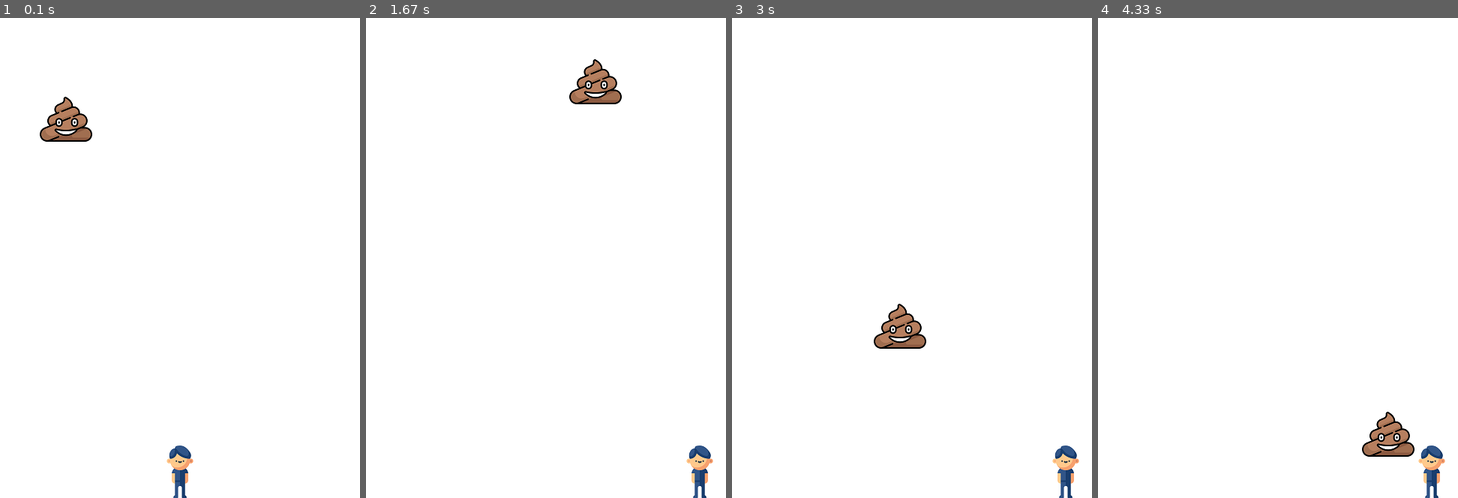
Above: before the commit, frames 1-4 (left to right).
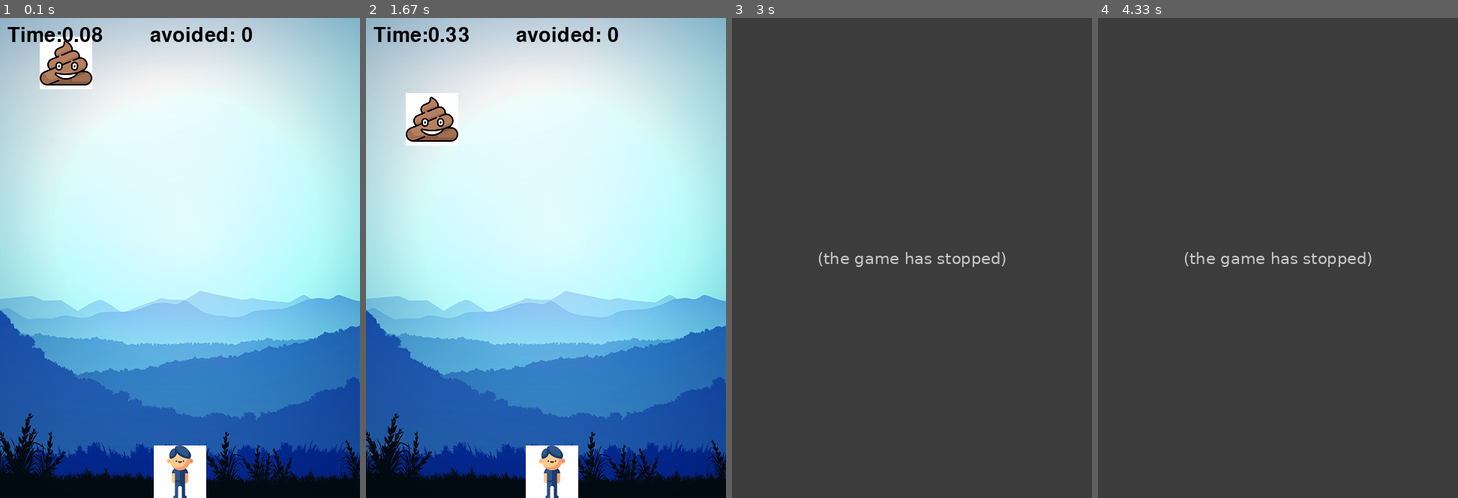
Above: after the commit, the same moments.

Repository: psy124/Pygame_AvoidPoo
Game: pygame game, started from AvoidPoo_Game.py
The game is run twice, just before and just after one commit, with the same random seed, the same clock (stepped at 60 frames per second) and the same inputs.
Inputs:
- Up to frame 1 (0.1 s): no input
- Up to frame 2 (1.67 s): hold Esc 0.33-0.8 s; hold Right 0.33-0.8 s
- Up to frame 3 (3 s): no input
- Up to frame 4 (4.33 s): no input

The runs differ from the first frame. In frame 1, 93% of the frame differs, in the area x 0-100%, y 0-100%; in frame 2, 93%; in frame 3, 100%; in frame 4, 100%.
After the commit the program exited at 2.33 s; later frames show no game.

Commit message:
수정/기능 추가 1.esc 게임 강제종료 2.배경 이미지 추가 3.캐릭터 이동속도 조절(방향키 위,아래) 4.Game over 표시 5. 게임 시작 후 경과 시간 6.물체를 피한 횟수

Diff:
--- a/AvoidPoo_Game.py
+++ b/AvoidPoo_Game.py
@@ -14,13 +14,12 @@
 
 # FPS
 clock = pygame.time.Clock()
+
+#배경이미지
+background = pygame.image.load("img/bg2.png")
 ############################################################################################################
 
-
 # 1. 사용자 게임 초기화 (배경 화면, 게임 이미지. 좌표, 속도, 폰트 등)
-
-# 배경 만들기
-background = pygame.image.load("img/white.png")
 
 # 캐릭터 만들기
 character = pygame.image.load("img/man.png")
@@ -32,7 +31,10 @@
 
 # 이동 위치
 to_x = 0
-character_speed = 10
+character_speed = 0.5 #이동 속도
+
+game_over_font = pygame.font.Font(None, 100)
+game_font = pygame.font.Font(None, 40)
 
 # 똥 만들기
 poo = pygame.image.load("img/poo.png")
@@ -41,7 +43,11 @@
 poo_height = poo_size[1]
 poo_x_pos = random.randint(0, screen_width - poo_width)
 poo_y_pos = 0
-poo_speed = 10
+poo_speed = 5
+
+total_time = 10
+start_ticks = pygame.time.get_ticks()
+avoid_enemies = 0
 
 running = True
 while running:
@@ -50,13 +56,21 @@
 # 2. 이벤트 처리 (키보드, 마우스 등)
     for event in pygame.event.get():
             if event.type == pygame.QUIT:
-                running = False
-
+                    running = False
             if event.type == pygame.KEYDOWN:
-                if event.key == pygame.K_LEFT:
+                if event.key == pygame.K_ESCAPE:
+                    run = False
+                    running = False
+                    run_all = False
+            if event.type == pygame.KEYDOWN:
+                if event.key == pygame.K_LEFT: #왼쪽 방향키 입력
                     to_x -= character_speed
-                elif event.key == pygame.K_RIGHT:
-                    to_x += character_speed
+                elif event.key == pygame.K_RIGHT: #오른쪽 방향키 입력
+                        to_x += character_speed
+                elif event.key == pygame.K_UP: #캐릭터 이동속도 증가
+                    character_speed += 0.5
+                elif event.key == pygame.K_DOWN: #캐릭터 이동속도 감소
+                    character_speed -= 0.5
 
             if event.type == pygame.KEYUP:
                 if event.key == pygame.K_LEFT or event.key == pygame.K_RIGHT:
@@ -64,18 +78,17 @@
 
 
 # 3. 게임 캐릭터 위치 정의
-    character_x_pos += to_x
+    character_x_pos += to_x * dt
 
-    if character_x_pos < 0:
+    if character_x_pos < 0: #가로 경계
         character_x_pos = 0
     elif character_x_pos > screen_width - character_width:
         character_x_pos = screen_width - character_width
 
-    poo_y_pos += poo_speed
-
     if poo_y_pos > screen_height:
         poo_y_pos = 0
         poo_x_pos = random.randint(0, screen_width - poo_width)
+        avoid_enemies += 1
 
 # 4. 충돌 처리
 
@@ -87,21 +100,29 @@
     poo_rect.left = poo_x_pos
     poo_rect.top = poo_y_pos
 
-    if character_rect.colliderect(poo_rect):
-        print("으악")
-        running = False
 
     poo_y_pos += poo_speed # 똥 스피드 증가
     poo_speed += 0.001
+
+    elapsed_time = (pygame.time.get_ticks() - start_ticks) / 1000
+    timer = game_font.render('Time:{}'.format(round(elapsed_time, 2)), True, (0,0,0))
+    avoided = game_font.render('avoided: {}'.format(avoid_enemies), True, (0, 0, 0))
+    game_over = game_over_font.render('GameOver!', True, (0, 0, 0))
 
     # 5. 화면에 그리기
     screen.blit(background, (0, 0))
     screen.blit(character, (character_x_pos, character_y_pos))
     screen.blit(poo, (poo_x_pos, poo_y_pos))
+    screen.blit(timer, (10,10))
+    screen.blit(avoided, (200, 10))
+
+    if character_rect.colliderect(poo_rect):
+        screen.blit(game_over, (50, 100))
+        running = False
 
     pygame.display.update()
 
 
 # pygame 대기 후 종료
-pygame.time.delay(1000)
+pygame.time.delay(2000)
 pygame.quit()
Binary file added: img/bg2.png
